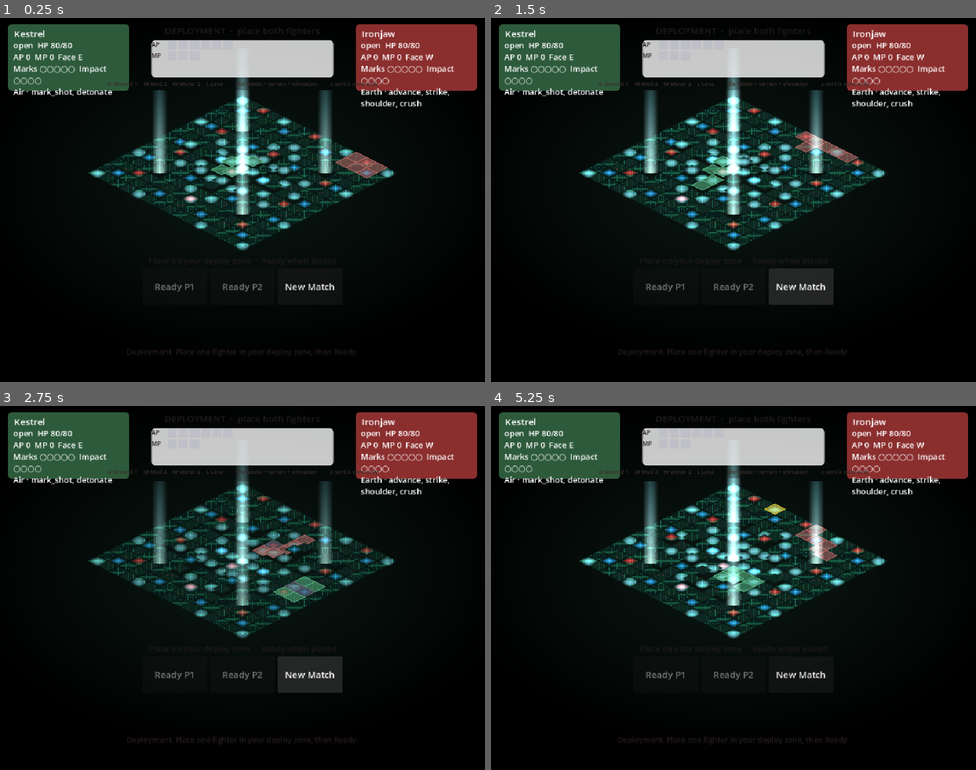
Above: before the commit, frames 1-4 (two rows, left to right).
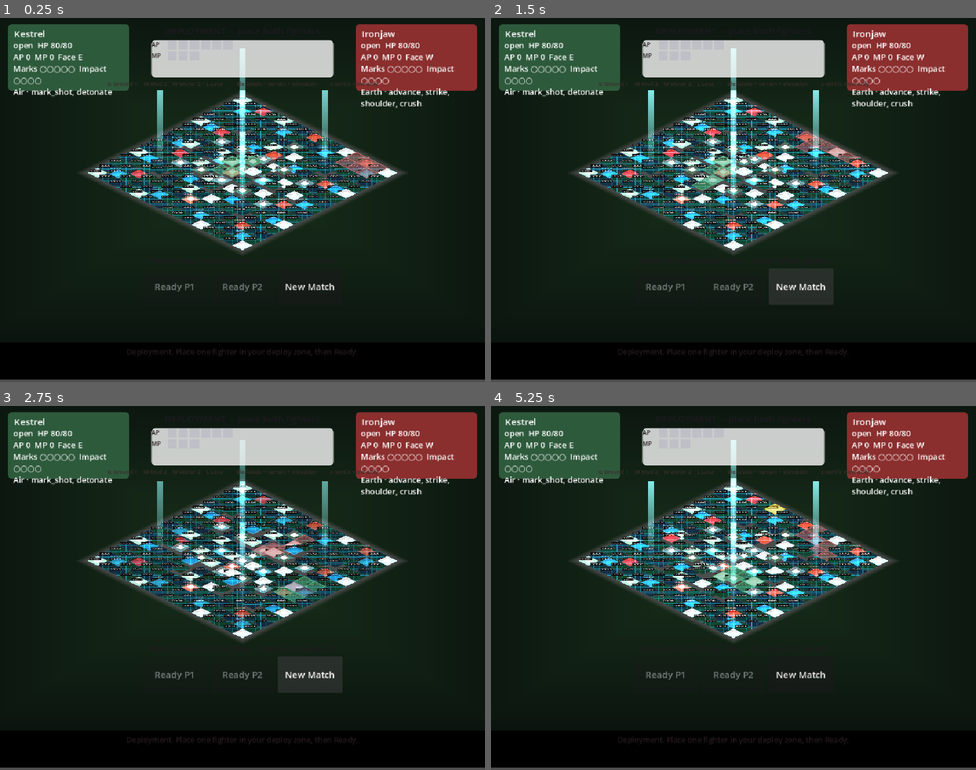
Above: after the commit, the same moments.

Repository: maurogp12/stasiumxii
Game: Godot game, scene res://scenes/pc/look_preview.tscn
Same seed, same stepped clock (60 frames per second), same inputs: the game is played once before the commit and once after it. This scene is started directly instead of the project's main scene.
Inputs (mouse positions are in pixels of both pictures, inside the frame that each line leads up to):
- Up to frame 1 (0.25 s): no input
- Up to frame 2 (1.5 s): click "New Match" at 0.5 s; click "New Match" at 1.25 s
- Up to frame 3 (2.75 s): click "New Match" at 2 s
- Up to frame 4 (5.25 s): tap Enter (ui_accept) at 2.75, 3.02, 3.5, 4.25, 5 s; move the mouse to (840, 569) at 2.77 s; click (840, 569) at 2.92 s; drag from (636, 606) to (709, 660) at 3.52 s; move the mouse to (782, 507) at 4.27 s; click (782, 507) at 4.42 s; drag from (709, 660) to (588, 533) at 5.02 s

The runs differ from the first frame. In frame 1, 22% of the frame differs, in the area x 0-100%, y 8-100%; in frame 2, 22%; in frame 3, 22%; in frame 4, 23%, in the area x 0-100%, y 9-100%.

Commit message:
Adopt the Thunderwell Core 2x floor masters
Draw the Coilgate slots at half the new master sizes. The dark room is one surround with a board-shaped hole, and the glow is one greyscale strip across tiles a-d.

Co-authored-by: maurogp12 <maurogp12@users.noreply.github.com>

Diff:
--- a/board/pc/coilgate_floor.gd
+++ b/board/pc/coilgate_floor.gd
@@ -1,14 +1,23 @@
 extends Node2D
 
-## View-only Coilgate / Stormspire floor. Dark circuit plates, glowing pads,
-## cyan pillars on key cells, and a quiet room that fades to black around the
-## board. CombatSim, the grid and the tile records stay as they are.
-## Art: res://art/pc/look/coilgate_floor/ (@2x first). Params: coilgate_floor.json.
-## Dungeon runs are not part of this layer. A preview calls request_theme.
+## View-only Thunderwell Core floor (theme id and art folder stay coilgate).
+## Dark circuit plates, glowing pads, cyan pillars on key cells, and one dark
+## surround with a board-shaped hole. CombatSim, the grid and the tile records
+## stay as they are. Art: res://art/pc/look/coilgate_floor/ (@2x first, drawn
+## at half size). Params: coilgate_floor.json. A preview calls request_theme.
 
 const PARAMS_PATH := "res://data/pc/look/coilgate_floor.json"
 const DEFAULT_ROOT := "res://art/pc/look/coilgate_floor/"
 const THEME_ID := "coilgate"
+const GLOW_SLICES := 4
+const GLOW_SHADER := """shader_type canvas_item;
+render_mode blend_add;
+void fragment() {
+	vec4 tex = texture(TEXTURE, UV);
+	float mask = max(tex.r, max(tex.g, tex.b));
+	COLOR = vec4(vec3(mask), mask);
+}
+"""
 
 static var requested_theme: String = ""
 
@@ -18,6 +27,7 @@
 var _time: float = 0.0
 var _room: Sprite2D
 var _pillars: Array[Node2D] = []
+var _glow_shader: Shader
 
 
 static func request_theme(theme_id: String) -> void:
@@ -98,6 +108,37 @@
 
 func room_is_behind() -> bool:
 	return _room != null and not _room.z_as_relative and _room.z_index < 0
+
+
+func room_scale() -> float:
+	if _room == null:
+		return 0.0
+	return _room.scale.x
+
+
+func room_position() -> Vector2:
+	if _room == null:
+		return Vector2.ZERO
+	return _room.position
+
+
+func footprint_center() -> Vector2:
+	return _footprint_center()
+
+
+func glow_atlas_size() -> Vector2:
+	if _board == null:
+		return Vector2.ZERO
+	for cell in _board.tiles.keys():
+		var tile: Node = _board.tiles[cell]
+		var glow := tile.get_node_or_null("CoilGlow") as Sprite2D
+		if glow == null:
+			continue
+		var atlas := glow.texture as AtlasTexture
+		if atlas == null or atlas.atlas == null:
+			return Vector2.ZERO
+		return atlas.atlas.get_size()
+	return Vector2.ZERO
 
 
 func pillar_count() -> int:
@@ -147,7 +188,9 @@
 	_room.z_as_relative = false
 	_room.z_index = _z("room")
 	_room.texture_filter = CanvasItem.TEXTURE_FILTER_LINEAR
-	_room.texture = _texture("room_edge_dark")
+	var path := resolve_slot("room_edge_dark")
+	_room.set_meta("slot_path", path)
+	_room.texture = _load_tex(path)
 	add_child(_room)
 
 
@@ -168,7 +211,7 @@
 		elif _is_pad(cell, _params.get("pad_red", {})) and not pillars.has(cell):
 			_add_pad(tile, "pad_red", Color(1.0, 0.45, 0.4))
 		if use_paint and not _props_at(paint, cell).is_empty():
-			_add_glow(tile)
+			_add_glow(tile, cell)
 	_spawn_pillars(board)
 	_built_for = board.tiles.size()
 
@@ -209,7 +252,8 @@
 
 
 func _add_pad(tile: Node, slot: String, tint: Color) -> void:
-	var tex := _texture(slot)
+	var path := resolve_slot(slot)
+	var tex := _load_tex(path)
 	if tex == null:
 		return
 	var sprite := Sprite2D.new()
@@ -217,7 +261,8 @@
 	sprite.centered = true
 	sprite.texture = tex
 	sprite.texture_filter = CanvasItem.TEXTURE_FILTER_LINEAR
-	sprite.scale = Vector2(48.0 / tex.get_width(), 48.0 / tex.get_width())
+	var scale := _master_scale(path)
+	sprite.scale = Vector2(scale, scale)
 	sprite.modulate = tint
 	var mat := CanvasItemMaterial.new()
 	mat.blend_mode = CanvasItemMaterial.BLEND_MODE_ADD
@@ -227,19 +272,19 @@
 	tile.add_child(sprite)
 
 
-func _add_glow(tile: Node) -> void:
-	var tex := _texture("glow_mask")
+func _add_glow(tile: Node, cell: Vector2i) -> void:
+	var path := resolve_slot("glow_mask")
+	var tex := _load_tex(path)
 	if tex == null:
 		return
 	var sprite := Sprite2D.new()
 	sprite.name = "CoilGlow"
 	sprite.centered = true
-	sprite.texture = tex
+	sprite.texture = _glow_slice(tex, cell)
 	sprite.texture_filter = CanvasItem.TEXTURE_FILTER_LINEAR
-	sprite.scale = Vector2(56.0 / tex.get_width(), 56.0 / tex.get_width())
-	var mat := CanvasItemMaterial.new()
-	mat.blend_mode = CanvasItemMaterial.BLEND_MODE_ADD
-	sprite.material = mat
+	var scale := _master_scale(path)
+	sprite.scale = Vector2(scale, scale)
+	sprite.material = _glow_material()
 	sprite.z_as_relative = true
 	sprite.z_index = _z("glow")
 	tile.add_child(sprite)
@@ -250,10 +295,8 @@
 	var tex := _texture("light_pillar")
 	if tex == null:
 		return
-	var scale := 1.0
 	var path := resolve_slot("light_pillar")
-	if path.ends_with("@2x.png"):
-		scale = 0.5
+	var scale := _master_scale(path)
 	for cell in _pillar_list():
 		if not board.tiles.has(cell):
 			continue
@@ -291,21 +334,9 @@
 func _layout_room() -> void:
 	if _room == null or _room.texture == null or _board == null:
 		return
-	var cam := _board.get_node_or_null("BoardCamera") as Camera2D
-	if cam == null:
-		return
 	_room.visible = visible
-	var view := _board.get_viewport_rect().size
-	if view.x < 32.0 or view.y < 32.0:
-		view = Vector2(960, 720)
-	var zoom := cam.zoom
-	if zoom.x < 0.01:
-		zoom = Vector2.ONE
-	var world := Vector2(view.x / zoom.x, view.y / zoom.y)
-	_room.position = cam.position
-	var tex_size := _room.texture.get_size()
-	var cover := world * 1.2
-	var scale := maxf(cover.x / tex_size.x, cover.y / tex_size.y)
+	_room.position = _footprint_center()
+	var scale := _master_scale(str(_room.get_meta("slot_path", "")))
 	_room.scale = Vector2(scale, scale)
 
 
@@ -394,13 +425,56 @@
 	_pillars.clear()
 
 
+func _footprint_center() -> Vector2:
+	if _board == null or _board.tiles.is_empty():
+		return Vector2.ZERO
+	var min_x := INF
+	var max_x := -INF
+	var min_y := INF
+	var max_y := -INF
+	for cell in _board.tiles.keys():
+		var origin := Vector2(float(cell.x - cell.y) * 32.0, float(cell.x + cell.y) * 16.0)
+		min_x = minf(min_x, origin.x - 32.0)
+		max_x = maxf(max_x, origin.x + 32.0)
+		min_y = minf(min_y, origin.y - 16.0)
+		max_y = maxf(max_y, origin.y + 16.0)
+	return Vector2((min_x + max_x) * 0.5, (min_y + max_y) * 0.5)
+
+
+func _master_scale(path: String) -> float:
+	if path.ends_with("@2x.png"):
+		return float(_params.get("draw_scale_2x", 0.5))
+	return 1.0
+
+
+func _glow_slice(tex: Texture2D, cell: Vector2i) -> AtlasTexture:
+	var slice_w := float(tex.get_width()) / float(GLOW_SLICES)
+	var index := posmod(cell.x + cell.y * 2, GLOW_SLICES)
+	var atlas := AtlasTexture.new()
+	atlas.atlas = tex
+	atlas.region = Rect2(slice_w * float(index), 0.0, slice_w, float(tex.get_height()))
+	return atlas
+
+
+func _glow_material() -> ShaderMaterial:
+	if _glow_shader == null:
+		_glow_shader = Shader.new()
+		_glow_shader.code = GLOW_SHADER
+	var mat := ShaderMaterial.new()
+	mat.shader = _glow_shader
+	return mat
+
+
 func _z(key: String) -> int:
 	var table: Dictionary = _params.get("z_order", {})
 	return int(table.get(key, 0))
 
 
 func _texture(slot: String) -> Texture2D:
-	var path := resolve_slot(slot)
+	return _load_tex(resolve_slot(slot))
+
+
+func _load_tex(path: String) -> Texture2D:
 	if path == "":
 		return null
 	return load(path) as Texture2D
--- a/data/pc/look/coilgate_floor.json
+++ b/data/pc/look/coilgate_floor.json
@@ -1,18 +1,31 @@
 {
   "art_status": "placeholder",
-  "note": "Stand-in paint so the Coilgate theme runs. Scenario Art and the Technical Artist replace the PNGs in place. Keep these pixel sizes. The loader tries slot@2x.png first, then slot.png.",
+  "note": "Stand-in paint so the Thunderwell Core floor runs. LOOK_TARGET calls this Thunderwell Core; the folder and the theme id stay coilgate. Scenario Art and the Technical Artist replace the PNGs in place. Keep these pixel sizes. The loader tries slot@2x.png first, then slot.png. A 2x master is drawn at half size (scale 0.5).",
+  "display_name": "Thunderwell Core",
   "theme": "coilgate",
+  "draw_scale_2x": 0.5,
   "art_root": "res://art/pc/look/coilgate_floor/",
   "slots": {
     "floor_tile_a": {"px_1x": [64, 32], "px_2x": [128, 64]},
     "floor_tile_b": {"px_1x": [64, 32], "px_2x": [128, 64]},
     "floor_tile_c": {"px_1x": [64, 32], "px_2x": [128, 64]},
     "floor_tile_d": {"px_1x": [64, 32], "px_2x": [128, 64]},
-    "pad_blue": {"px_1x": [64, 32], "px_2x": [128, 64]},
-    "pad_red": {"px_1x": [64, 32], "px_2x": [128, 64]},
-    "light_pillar": {"px_1x": [48, 256], "px_2x": [96, 512]},
-    "room_edge_dark": {"px_1x": [960, 720], "px_2x": [1920, 1440]},
-    "glow_mask": {"px_1x": [96, 64], "px_2x": [192, 128]}
+    "pad_blue": {"px_1x": [64, 48], "px_2x": [128, 96], "blend": "add"},
+    "pad_red": {"px_1x": [64, 48], "px_2x": [128, 96], "blend": "add"},
+    "light_pillar": {"px_1x": [64, 256], "px_2x": [128, 512], "blend": "add"},
+    "room_edge_dark": {
+      "px_1x": [2048, 1280],
+      "px_2x": [4096, 2560],
+      "layout": "one_surround",
+      "hole": "15x15 iso diamond centered in the plate",
+      "hole_diamond_px_2x": [[2048, 800], [3008, 1280], [2048, 1760], [1088, 1280]]
+    },
+    "glow_mask": {
+      "px_1x": [256, 32],
+      "px_2x": [512, 64],
+      "layout": "one_strip",
+      "slices": ["floor_tile_a", "floor_tile_b", "floor_tile_c", "floor_tile_d"]
+    }
   },
   "floor_cycle": ["floor_tile_a", "floor_tile_b", "floor_tile_c", "floor_tile_d"],
   "pad_blue": {"step_x": 4, "step_y": 3, "phase_x": 1, "phase_y": 1},
--- a/tests/run_coilgate_floor_tests.gd
+++ b/tests/run_coilgate_floor_tests.gd
@@ -24,6 +24,8 @@
 func _test_params_and_slots() -> void:
 	var params := FLOOR.load_params()
 	eq(str(params.get("theme", "")), "coilgate", "the json names the coilgate theme")
+	eq(str(params.get("display_name", "")), "Thunderwell Core", "the display name is Thunderwell Core")
+	eq(float(params.get("draw_scale_2x", 0.0)), 0.5, "a 2x master is drawn at half size")
 	eq(str(params.get("art_status", "")), "placeholder", "coilgate art is still the stand-in set")
 	truthy(params.has("pulse_hz"), "pulse speed is in the floor json")
 	truthy(params.has("pulse_amount"), "pulse amount is in the floor json")
@@ -62,12 +64,32 @@
 	var hi := src.find("slot + \"@2x.png\"")
 	var lo := src.find("slot + \".png\"")
 	truthy(hi >= 0 and lo > hi, "@2x is checked before the 1x png")
-	for slot in ["floor_tile_a", "floor_tile_b", "floor_tile_c", "floor_tile_d"]:
+	var expected := {
+		"floor_tile_a": [[64, 32], [128, 64]],
+		"floor_tile_b": [[64, 32], [128, 64]],
+		"floor_tile_c": [[64, 32], [128, 64]],
+		"floor_tile_d": [[64, 32], [128, 64]],
+		"pad_blue": [[64, 48], [128, 96]],
+		"pad_red": [[64, 48], [128, 96]],
+		"light_pillar": [[64, 256], [128, 512]],
+		"room_edge_dark": [[2048, 1280], [4096, 2560]],
+		"glow_mask": [[256, 32], [512, 64]],
+	}
+	for slot in expected.keys():
 		var spec: Dictionary = slots.get(slot, {})
 		var one: Array = spec.get("px_1x", [])
 		var two: Array = spec.get("px_2x", [])
-		eq(one.size() >= 2 and int(one[0]) == 64 and int(one[1]) == 32, true, "%s 1x contract is 64x32" % slot)
-		eq(two.size() >= 2 and int(two[0]) == 128 and int(two[1]) == 64, true, "%s 2x contract is 128x64" % slot)
+		var want: Array = expected[slot]
+		eq(one.size() >= 2 and int(one[0]) == int(want[0][0]) and int(one[1]) == int(want[0][1]), true, "%s 1x contract" % slot)
+		eq(two.size() >= 2 and int(two[0]) == int(want[1][0]) and int(two[1]) == int(want[1][1]), true, "%s 2x contract" % slot)
+	var room_spec: Dictionary = slots.get("room_edge_dark", {})
+	eq(str(room_spec.get("layout", "")), "one_surround", "room_edge_dark is one surround")
+	var hole: Array = room_spec.get("hole_diamond_px_2x", [])
+	eq(hole.size(), 4, "the surround hole is one diamond")
+	var glow_spec: Dictionary = slots.get("glow_mask", {})
+	eq(str(glow_spec.get("layout", "")), "one_strip", "glow_mask is one strip")
+	var slices: Array = glow_spec.get("slices", [])
+	eq(slices.size(), 4, "the glow strip covers tiles a through d")
 
 
 func _test_board_wires_the_theme() -> void:
@@ -118,9 +140,14 @@
 		eq(plate.get_width(), 128, "the live floor plate is the @2x master")
 		eq(plate.get_height(), 64, "the live floor plate is 64 tall at 2x")
 	truthy(layer.room_is_behind(), "the dark room sits behind the cells")
+	truthy(is_equal_approx(layer.room_scale(), 0.5), "the surround is drawn at half the 2x master")
+	var room_at: Vector2 = layer.room_position()
+	eq(layer.get_node_or_null("RoomEdge") != null, true, "the surround is one sprite")
 	eq(layer.pillar_count(), 5, "five key cells raise a light pillar")
-	truthy(layer.pillar_display_width() > 8.0, "a pillar has a visible width")
-	truthy(layer.pillar_display_width() < 64.0, "a pillar is narrower than a cell")
+	truthy(is_equal_approx(layer.pillar_display_width(), 64.0), "a pillar is one cell wide at half size")
+	var atlas_size: Vector2 = layer.glow_atlas_size()
+	eq(int(atlas_size.x), 512, "glow_mask is one 512-wide strip")
+	eq(int(atlas_size.y), 64, "glow_mask is 64 tall")
 	var glow := 0
 	var pads := 0
 	for cell in board.tiles.keys():
@@ -138,6 +165,12 @@
 	var high: float = layer.floor_pulse()
 	truthy(absf(high - low) > 0.02, "the floor pulse moves")
 	eq((board.tiles[Vector2i(7, 7)] as Node2D).position, origin, "the theme does not move a cell")
+	var cam := board.get_node("BoardCamera") as Camera2D
+	var parked: Vector2 = cam.position
+	cam.position = parked + Vector2(80, 40)
+	await process_frame
+	eq(layer.room_position(), room_at, "the surround stays on the board when the camera pans")
+	cam.position = parked
 	var after: Dictionary = sim.snapshot()
 	eq(str(after.get("map_id", "")), str(before.get("map_id", "")), "the theme does not change the map id")
 	eq(int(after.get("board_size", 0)), int(before.get("board_size", 0)), "the theme does not change the board size")
Binary file changed: art/pc/look/coilgate_floor/floor_tile_a.png
Binary file changed: art/pc/look/coilgate_floor/floor_tile_a@2x.png
Binary file changed: art/pc/look/coilgate_floor/floor_tile_b.png
Binary file changed: art/pc/look/coilgate_floor/floor_tile_b@2x.png
Binary file changed: art/pc/look/coilgate_floor/floor_tile_c.png
Binary file changed: art/pc/look/coilgate_floor/floor_tile_c@2x.png
Binary file changed: art/pc/look/coilgate_floor/floor_tile_d.png
Binary file changed: art/pc/look/coilgate_floor/floor_tile_d@2x.png
Binary file changed: art/pc/look/coilgate_floor/glow_mask.png
Binary file changed: art/pc/look/coilgate_floor/glow_mask@2x.png
Binary file changed: art/pc/look/coilgate_floor/light_pillar.png
Binary file changed: art/pc/look/coilgate_floor/light_pillar@2x.png
(and 6 more such lines)
